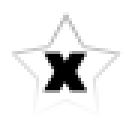
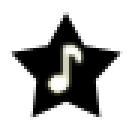
Two versions of the same layered image (132x132). Layer-by-layer changes:
hid group "Star Alt." (8 layers) over [9, 12, 123, 120]
showed group "Star" (9 layers) over [9, 12, 123, 120]
showed "♪ copy" over [48, 45, 81, 93]
